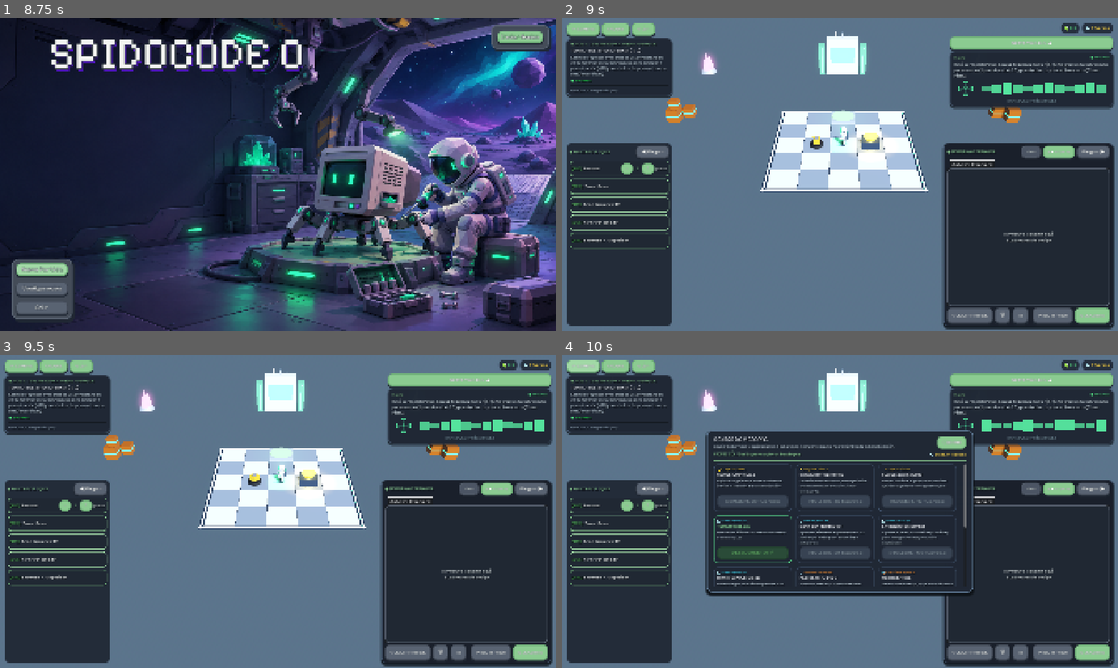
Above: before the commit, frames 1-4 (two rows, left to right).
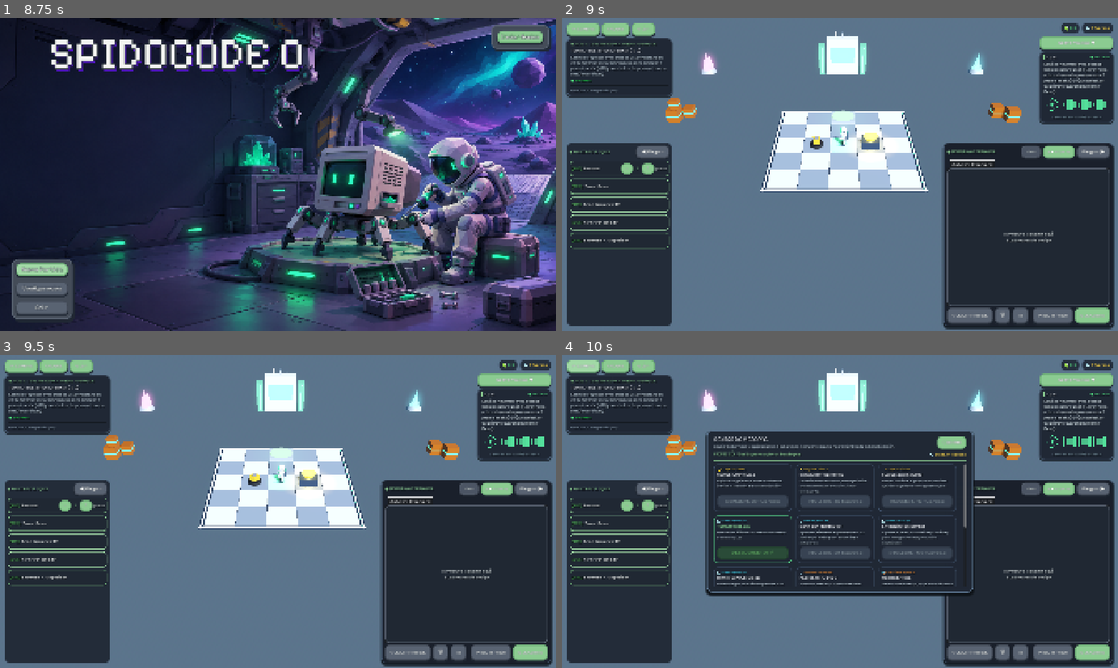
Above: after the commit, the same moments.

Repository: LeaGaj04/spido-code-0
Game: Godot game, scene res://escenas/menu_inicio.tscn
The game is run twice, just before and just after one commit, with the same random seed, the same clock (stepped at 60 frames per second) and the same inputs.
Inputs (mouse positions are in pixels of both pictures, inside the frame that each line leads up to):
- Up to frame 1 (8.75 s): click "Iniciar Sesión" at 0.5 s; click (278, 165) at 1.27 s; type "12" at 1.35 s; click (278, 177) at 1.5 s; type "12" at 1.58 s; click "Iniciar sesión" at 2 s; click "Iniciar sesión" at 2.75 s; click "¿Olvidaste tu contraseña?" at 3.5 s; click "Registrarse" at 4.25 s; click "Volver" at 5 s; click "Iniciar Sesión" at 5.75 s; click "¿Olvidaste tu contraseña?" at 6.5 s; click "Registrarse" at 7.25 s; click "Volver" at 8 s
- Up to frame 2 (9 s): click "Nueva Partida" at 8.75 s
- Up to frame 3 (9.5 s): no input
- Up to frame 4 (10 s): click "MEJORAS" at 9.5 s

Frame 1 is identical in both runs. In frame 2, 5.4% of the frame differs, in the area x 69-100%, y 5-34%; in frame 3, 5.4%; in frame 4, 5.1%.

Commit message:
style(ada): compactar boton y tarjeta de sistema ada segun referencia original

Diff:
--- a/escenas/principal.tscn
+++ b/escenas/principal.tscn
@@ -309,18 +309,18 @@
 anchors_preset = 1
 anchor_left = 1.0
 anchor_right = 1.0
-offset_left = -580.0
+offset_left = -270.0
 offset_top = 64.0
 offset_right = -16.0
-offset_bottom = 370.0
+offset_bottom = 440.0
 grow_horizontal = 0
 theme_override_constants/separation = 6
 
 [node name="BtnToggleADA" type="Button" parent="HUD/RightSidebarADA" unique_id=1547970552]
 unique_name_in_owner = true
-custom_minimum_size = Vector2(0, 32)
-layout_mode = 2
-text = "SISTEMA A.D.A. ▲"
+custom_minimum_size = Vector2(0, 34)
+layout_mode = 2
+text = "SISTEMA ADA ▼"
 
 [node name="CardADA" type="PanelContainer" parent="HUD/RightSidebarADA" unique_id=627830607]
 unique_name_in_owner = true
@@ -334,11 +334,16 @@
 [node name="HBoxHeader" type="HBoxContainer" parent="HUD/RightSidebarADA/CardADA/VBox" unique_id=1744191824]
 layout_mode = 2
 
+[node name="BarraAcento" type="ColorRect" parent="HUD/RightSidebarADA/CardADA/VBox/HBoxHeader" unique_id=1122334455]
+custom_minimum_size = Vector2(4, 16)
+layout_mode = 2
+color = Color(0.545098, 0.796078, 0.568627, 1)
+
 [node name="LabelTituloADA" type="Label" parent="HUD/RightSidebarADA/CardADA/VBox/HBoxHeader" unique_id=1290208081]
 layout_mode = 2
 size_flags_horizontal = 3
-theme_override_colors/font_color = Color(0.545098, 0.796078, 0.568627, 1)
-theme_override_font_sizes/font_size = 15
+theme_override_colors/font_color = Color(0.95, 0.96, 0.98, 1)
+theme_override_font_sizes/font_size = 14
 text = "A.D.A."
 
 [node name="LabelEstadoADA" type="Label" parent="HUD/RightSidebarADA/CardADA/VBox/HBoxHeader" unique_id=781667830]
--- a/scripts/ada_visualizador.gd
+++ b/scripts/ada_visualizador.gd
@@ -26,8 +26,8 @@
 		return
 
 	# 1. Widget Radar Circular a la izquierda
-	var centro_radar = Vector2(40, alto * 0.5)
-	var radio_max = min(32.0, alto * 0.42)
+	var centro_radar = Vector2(28, alto * 0.5)
+	var radio_max = min(20.0, alto * 0.42)
 
 	# Círculos concéntricos de referencia
 	draw_arc(centro_radar, radio_max * 0.4, 0, TAU, 32, color_secundario, 1.2)
@@ -42,15 +42,15 @@
 	draw_arc(centro_radar, radio_pulso, 0, TAU, 32, col_pulso, 2.0)
 
 	# Punto central del radar
-	draw_circle(centro_radar, 4.0, color_primario)
+	draw_circle(centro_radar, 3.5, color_primario)
 
 	# Cruz guía del radar
 	draw_line(centro_radar - Vector2(radio_max + 4, 0), centro_radar + Vector2(radio_max + 4, 0), color_secundario, 1.0)
 	draw_line(centro_radar - Vector2(0, radio_max + 4), centro_radar + Vector2(0, radio_max + 4), color_secundario, 1.0)
 
 	# 2. Barras de frecuencia de audio ecualizador a la derecha
-	var inicio_x = 95.0
-	var espacio_disponible = ancho - inicio_x - 10.0
+	var inicio_x = 64.0
+	var espacio_disponible = ancho - inicio_x - 6.0
 	var cant_barras = alturas_barras.size()
 	var ancho_barra = max(3.0, (espacio_disponible / cant_barras) - 3.0)
 	var base_y = alto * 0.5
--- a/scripts/controlador_principal.gd
+++ b/scripts/controlador_principal.gd
@@ -438,7 +438,7 @@
 	if btn_toggle_ada:
 		btn_toggle_ada.pressed.connect(func():
 			card_ada.visible = not card_ada.visible
-			btn_toggle_ada.text = "SISTEMA A.D.A. ▲" if card_ada.visible else "SISTEMA A.D.A. ▼"
+			btn_toggle_ada.text = "SISTEMA ADA ▼" if card_ada.visible else "SISTEMA ADA ▲"
 		)
 
 	if btn_cerrar_paleta:
